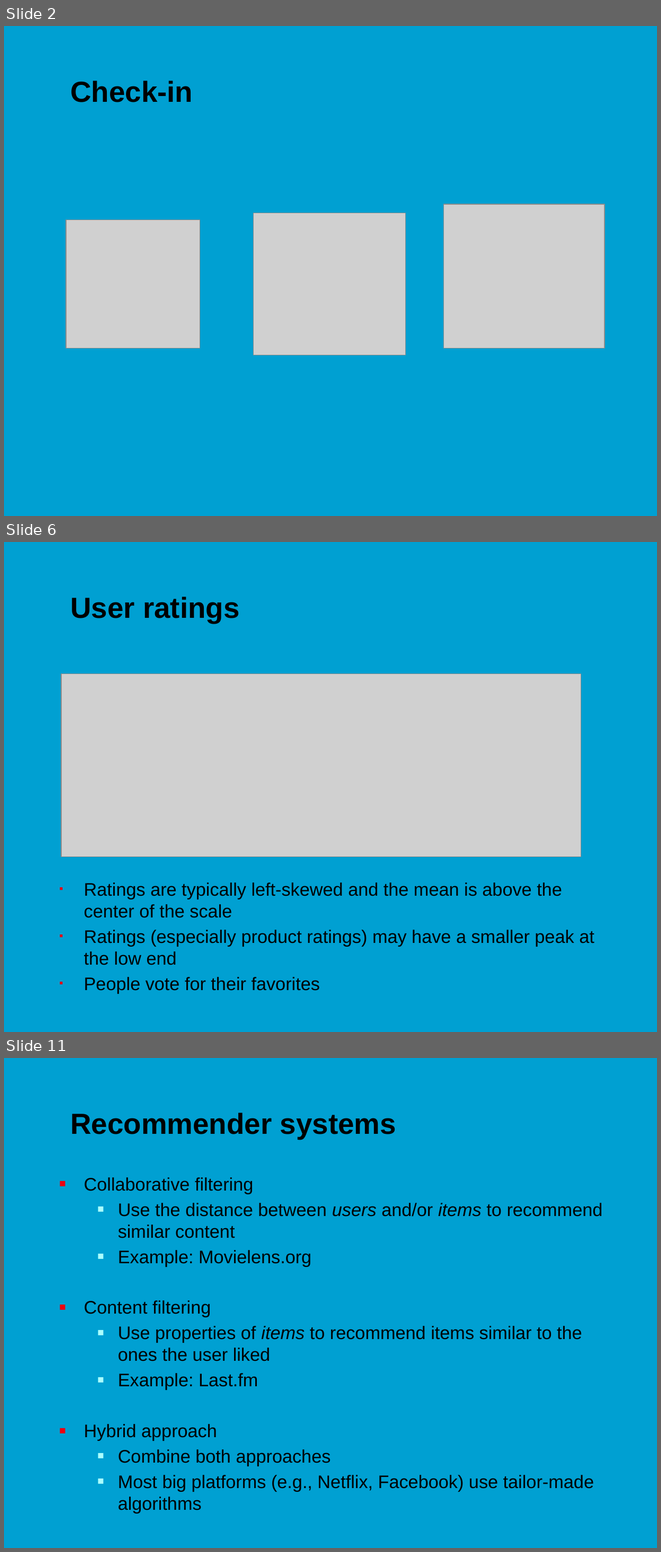
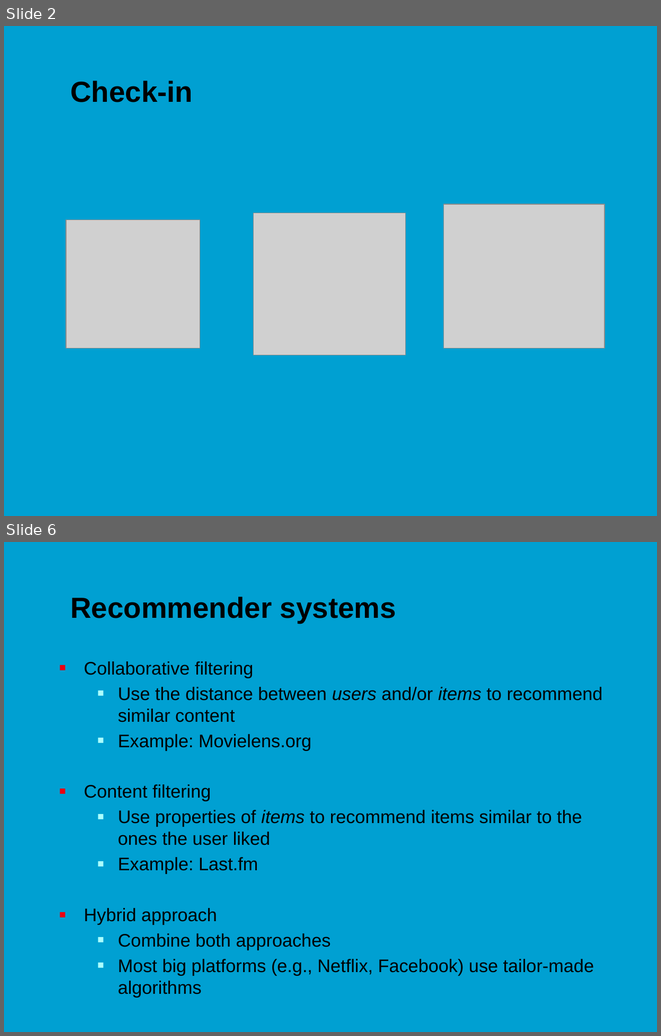
Before and after one commit to jonasmoons/data-driven-learning, a slide deck: slides/ddl-w7l2.pptx. Shown one above the other, each under a label of ours: slides 2, 6 and 11 before the commit, slides 2 and 6 after it; the slides between them are not shown. The pictures are 661x1552 and 661x1036 pixels, drawn with LibreOffice and Linux fonts; fonts in the diff are those of the drawing; grey boxes stand for pictures; background and template pictures are left out. Boxes give left, top, right and bottom in pixels: in the first picture for what was removed or moved away, otherwise in the second. Text is boxed around its words. In the diff, an @@ line names an element or a change of style, - is before the commit and + after.

```diff
--- a/slides/ddl-w7l2.pptx
+++ b/slides/ddl-w7l2.pptx
@@ slide 6 removed at (4, 542, 657, 1032), background picture (left out) @@
@@ title removed at (70, 597, 239, 623) @@
-User ratings
@@ picture removed at (61, 674, 581, 857) @@
@@ text removed at (84, 882, 594, 993) @@
-▪ Ratings are typically left-skewed and the mean is above the center of the scale
-▪ Ratings (especially product ratings) may have a smaller peak at the low end
-▪ People vote for their favorites
@@ what was slide 11 is now slide 6 @@
```
Also in this commit, not shown: 3 slides changed, 1 slide added, 5 other slides removed, 1 other file.
